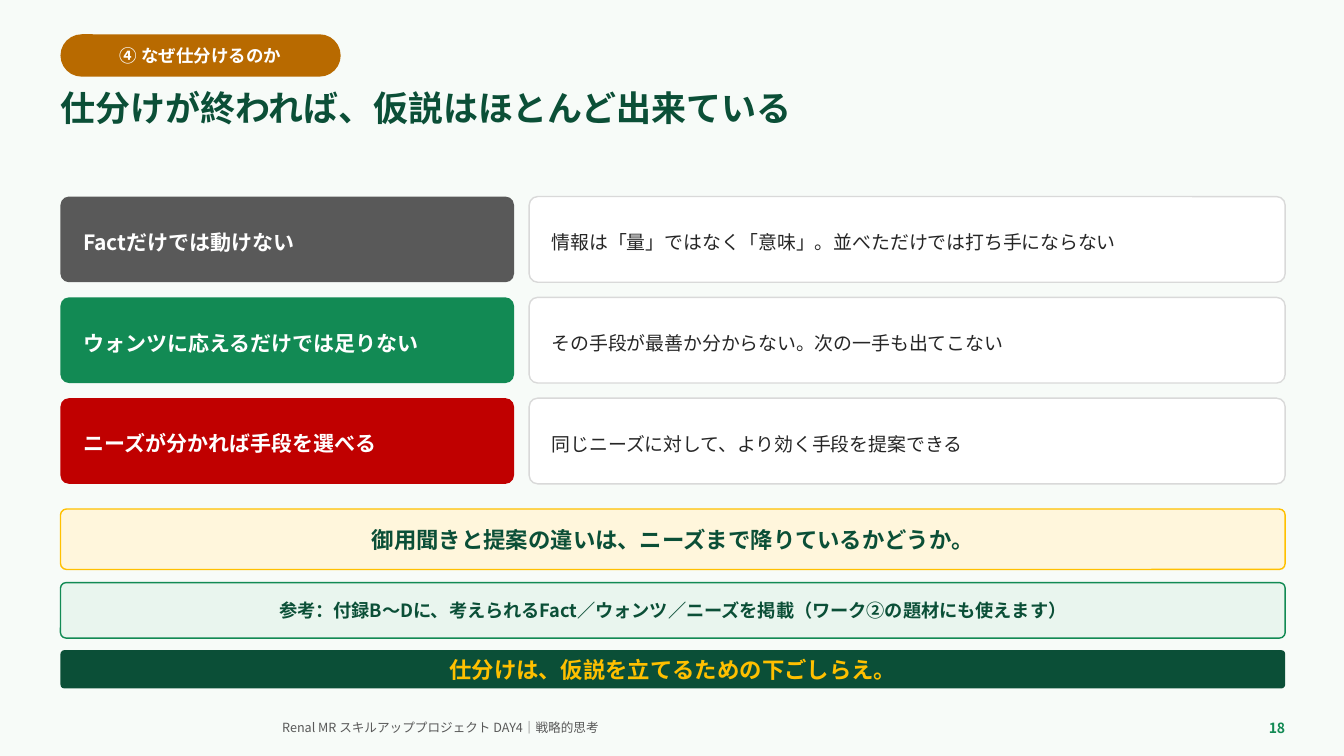
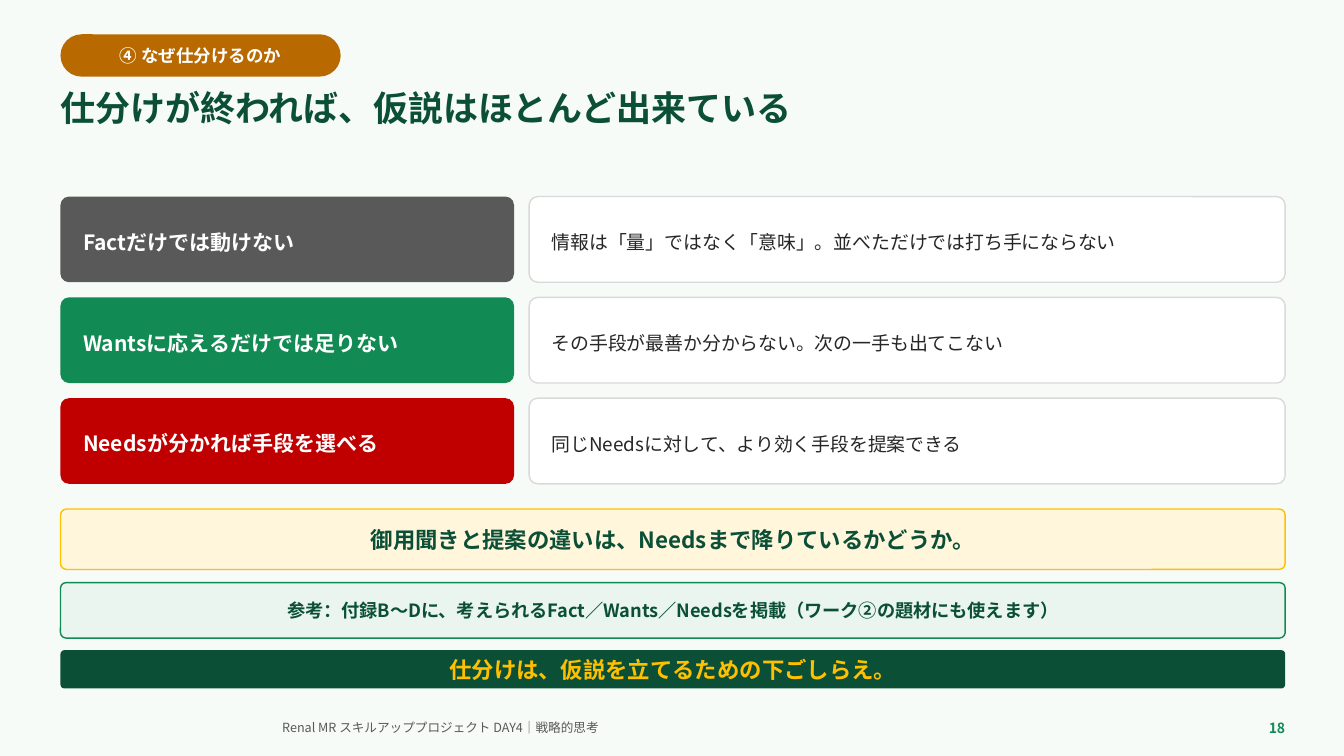
Before and after one commit to TAKUYA-1187/Claude, a slide deck: slide 18 of novartis_training/DAY4_ちょっと分かるだけで世界が変わる.pptx. Drawn at 1344x756 pixels with LibreOffice and Linux fonts; fonts in the diff are those of the drawing; background and template pictures are left out. Boxes give left, top, right and bottom in pixels: in the first picture for what was removed or moved away, otherwise in the second. Text is boxed around its words. In the diff, an @@ line names an element or a change of style, - is before the commit and + after.

```diff
--- a/novartis_training/DAY4_ちょっと分かるだけで世界が変わる.pptx
+++ b/novartis_training/DAY4_ちょっと分かるだけで世界が変わる.pptx
@@ text in rounded rectangle at (x1=83, y1=333, x2=398, y2=353): text changed @@
-ウォンツに応えるだけでは足りない
+Wantsに応えるだけでは足りない
@@ text in rounded rectangle at (x1=83, y1=433, x2=378, y2=453): text changed @@
-ニーズが分かれば手段を選べる
+Needsが分かれば手段を選べる
@@ text in rounded rectangle at (x1=552, y1=435, x2=962, y2=453): text changed @@
-同じニーズに対して、より効く手段を提案できる
+同じNeedsに対して、より効く手段を提案できる
@@ text in rounded rectangle at (x1=371, y1=529, x2=975, y2=550): text changed @@
-御用聞きと提案の違いは、ニーズまで降りているかどうか。
+御用聞きと提案の違いは、Needsまで降りているかどうか。
@@ text in rounded rectangle at (x1=287, y1=601, x2=1058, y2=619): text changed @@
-参考：付録B〜Dに、考えられるFact／ウォンツ／ニーズを掲載（ワーク②の題材にも使えます）
+参考：付録B〜Dに、考えられるFact／Wants／Needsを掲載（ワーク②の題材にも使えます）
```
Also in this commit, not shown: 21 other slides changed, 2 other files.
